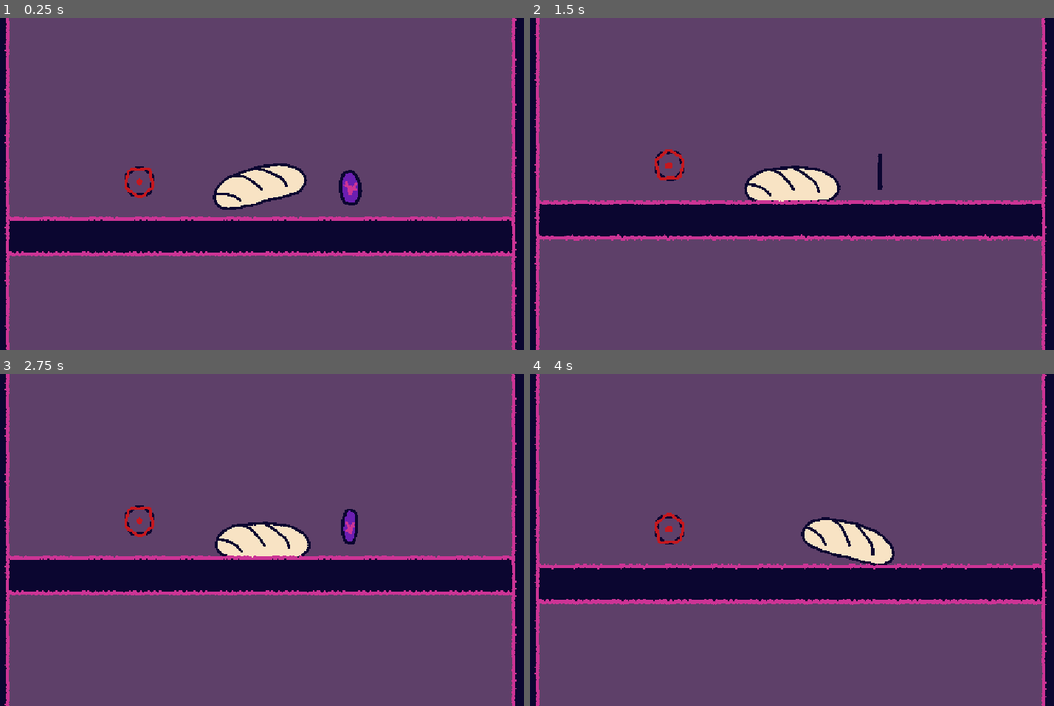
Above: before the commit, frames 1-4 (two rows, left to right).
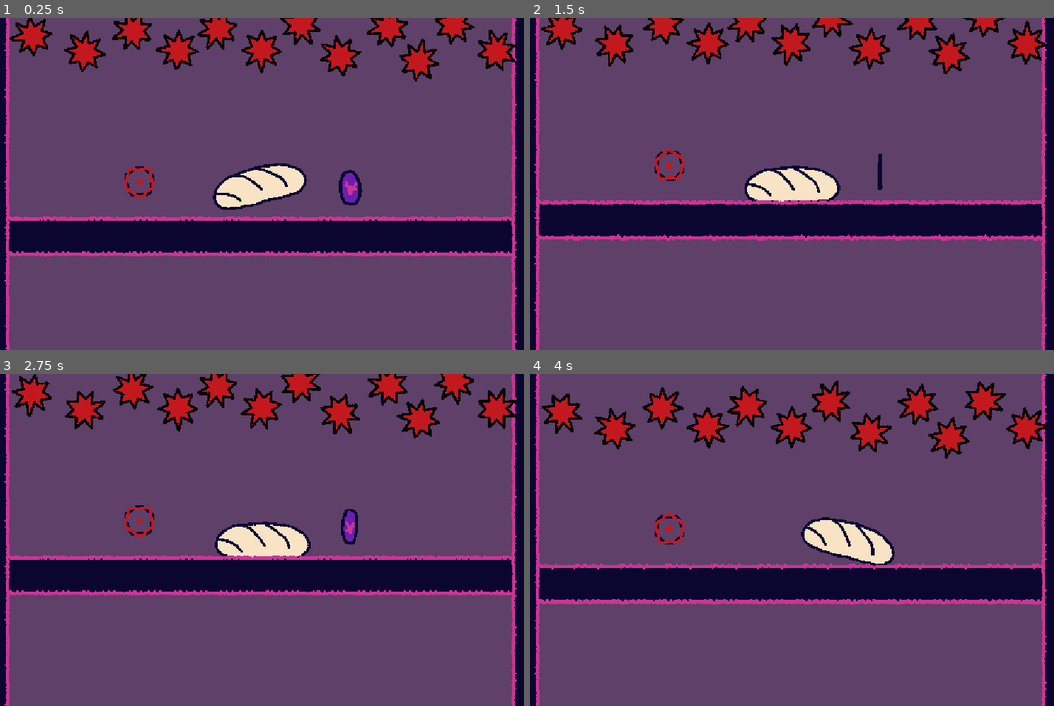
Above: after the commit, the same moments.

Repository: Iviv122/loan
Game: Godot game, scene res://scenes/gameplay.tscn
Same seed, same stepped clock (60 frames per second), same inputs: the game is played once before the commit and once after it.
Inputs (mouse positions are in pixels of both pictures, inside the frame that each line leads up to):
- Up to frame 1 (0.25 s): no input
- Up to frame 2 (1.5 s): tap Enter at 0.5 s; move the mouse to (923, 167) at 0.52 s; press the mouse at (923, 167) at 0.53 s; hold Right 0.53-1.28 s; move the mouse to (671, 200) at 1.27 s; release the mouse at (671, 200) at 1.28 s; hold Down from 1.28 s (still down); tap Alt at 1.35 s
- Up to frame 3 (2.75 s): move the mouse to (319, 466) at 2.02 s; release Down at 2.03 s; hold Right from 2.03 s (still down); tap Shift at 2.1 s
- Up to frame 4 (4 s): move the mouse to (760, 606) at 2.77 s; release Right at 2.78 s; hold Up 2.78-3.53 s; click (760, 606) at 2.85 s; move the mouse to (970, 589) at 3.52 s; hold Left from 3.53 s (still down); tap Alt at 3.6 s

The runs differ from the first frame. In frame 1, 5.6% of the frame differs, in the area x 1-99%, y 0-20%; in frame 2, 4.9%; in frame 3, 5.7%; in frame 4, 6.0%, in the area x 2-99%, y 2-26%.

Commit message:
wakatime TwT

Diff:
--- /dev/null
+++ b/Test.tscn
@@ -0,0 +1,10 @@
+[gd_scene format=3 uid="uid://dnnka5th1gldj"]
+
+[ext_resource type="Texture2D" uid="uid://ocqr4kaowgws" path="res://icon.svg" id="1_mtyf4"]
+
+[node name="Node2D" type="Node2D"]
+
+[node name="Sprite2D" type="Sprite2D" parent="."]
+texture = ExtResource("1_mtyf4")
+
+[node name="Node2D" type="Node2D" parent="."]
--- /dev/null
+++ b/objects/enviroment/saws.gd
@@ -0,0 +1,10 @@
+class_name Saws
+extends Wire
+
+@export var speed : float = 20
+@export var speed_gain : float = 0.03
+
+
+func _process(delta):
+    global_position.y += speed*delta
+    speed += speed_gain
--- /dev/null
+++ b/objects/visual/constant_rotation.gd
@@ -0,0 +1,10 @@
+extends Sprite2D
+
+@export var speed : float = 15
+
+func _ready():
+    rotation += randf_range(-15,15)
+    speed += randf_range(-0.25,0.25)
+
+func _process(delta):
+    rotation += delta*TAU*speed
--- a/project.godot
+++ b/project.godot
@@ -19,6 +19,10 @@
 
 window/stretch/mode="canvas_items"
 
+[editor_plugins]
+
+enabled=PackedStringArray("res://addons/godot_super-wakatime/plugin.cfg")
+
 [input]
 
 m1={
--- a/scenes/gameplay.tscn
+++ b/scenes/gameplay.tscn
@@ -7,6 +7,9 @@
 [ext_resource type="Script" uid="uid://corbol6h0uwtk" path="res://objects/enviroment/walls.gd" id="6_4bh5q"]
 [ext_resource type="PackedScene" uid="uid://d0s1kn6vrj5eo" path="res://assets/interact/coin.tscn" id="6_e124b"]
 [ext_resource type="PackedScene" uid="uid://dx4lots0vurem" path="res://assets/interact/wire.tscn" id="7_101mb"]
+[ext_resource type="Texture2D" uid="uid://cx8jy4s8o1uly" path="res://raw_assets/sprites/saw.png" id="8_e124b"]
+[ext_resource type="Script" uid="uid://dqutr8gcnhhna" path="res://objects/enviroment/saws.gd" id="8_hbo4f"]
+[ext_resource type="Script" uid="uid://dd08ltvxe51wn" path="res://objects/visual/constant_rotation.gd" id="9_101mb"]
 
 [sub_resource type="TileSetAtlasSource" id="TileSetAtlasSource_4bh5q"]
 texture = ExtResource("5_din8e")
@@ -36,6 +39,9 @@
 
 [sub_resource type="RectangleShape2D" id="RectangleShape2D_ct7aa"]
 size = Vector2(921.5, 9000)
+
+[sub_resource type="RectangleShape2D" id="RectangleShape2D_hbo4f"]
+size = Vector2(2758, 332)
 
 [node name="Node2D" type="Node2D" unique_id=1007655644]
 
@@ -80,3 +86,85 @@
 
 [node name="wire" parent="." unique_id=1853742232 instance=ExtResource("7_101mb")]
 position = Vector2(-675, -189)
+
+[node name="Saws" type="Area2D" parent="." unique_id=1908626273]
+position = Vector2(0, -928)
+script = ExtResource("8_hbo4f")
+speed = 40.0
+metadata/_custom_type_script = "uid://dqutr8gcnhhna"
+
+[node name="Saw7" type="Sprite2D" parent="Saws" unique_id=1961754144]
+position = Vector2(-1274, -84)
+texture = ExtResource("8_e124b")
+script = ExtResource("9_101mb")
+speed = 0.75
+
+[node name="Saw8" type="Sprite2D" parent="Saws" unique_id=2023069351]
+position = Vector2(1317, -1)
+texture = ExtResource("8_e124b")
+script = ExtResource("9_101mb")
+speed = 0.75
+
+[node name="Saw9" type="Sprite2D" parent="Saws" unique_id=860602061]
+position = Vector2(-980, 4)
+texture = ExtResource("8_e124b")
+script = ExtResource("9_101mb")
+speed = 0.75
+
+[node name="Saw10" type="Sprite2D" parent="Saws" unique_id=32237076]
+position = Vector2(-712, -112)
+texture = ExtResource("8_e124b")
+script = ExtResource("9_101mb")
+speed = 0.75
+
+[node name="Saw11" type="Sprite2D" parent="Saws" unique_id=906126569]
+position = Vector2(-460, -4)
+texture = ExtResource("8_e124b")
+script = ExtResource("9_101mb")
+speed = 0.75
+
+[node name="Saw12" type="Sprite2D" parent="Saws" unique_id=699039602]
+position = Vector2(-240, -120)
+texture = ExtResource("8_e124b")
+script = ExtResource("9_101mb")
+speed = 0.75
+
+[node name="Saw6" type="Sprite2D" parent="Saws" unique_id=1834189187]
+position = Vector2(5, -3)
+texture = ExtResource("8_e124b")
+script = ExtResource("9_101mb")
+speed = 0.75
+
+[node name="Saw5" type="Sprite2D" parent="Saws" unique_id=1439219611]
+position = Vector2(224, -146)
+texture = ExtResource("8_e124b")
+script = ExtResource("9_101mb")
+speed = 0.75
+
+[node name="Saw4" type="Sprite2D" parent="Saws" unique_id=1027578993]
+position = Vector2(444, 27)
+texture = ExtResource("8_e124b")
+script = ExtResource("9_101mb")
+speed = 0.75
+
+[node name="Saw3" type="Sprite2D" parent="Saws" unique_id=1842773430]
+position = Vector2(711, -131)
+texture = ExtResource("8_e124b")
+script = ExtResource("9_101mb")
+speed = 0.75
+
+[node name="Saw2" type="Sprite2D" parent="Saws" unique_id=1284957308]
+position = Vector2(885, 55)
+texture = ExtResource("8_e124b")
+script = ExtResource("9_101mb")
+speed = 0.75
+
+[node name="Saw" type="Sprite2D" parent="Saws" unique_id=1583638685]
+position = Vector2(1081, -151)
+texture = ExtResource("8_e124b")
+script = ExtResource("9_101mb")
+speed = 0.75
+
+[node name="CollisionShape2D" type="CollisionShape2D" parent="Saws" unique_id=1999891712]
+shape = SubResource("RectangleShape2D_hbo4f")
+debug_color = Color(0.6028517, 0.5426517, 3.85046e-07, 0.41960785)
Not shown, added: addons/godot_super-wakatime/api_key_prompt.tscn
Not shown, added: addons/godot_super-wakatime/counter.tscn
Not shown, added: addons/godot_super-wakatime/decompressor.gd
Not shown, added: addons/godot_super-wakatime/decompressor.gd.uid
Not shown, added: addons/godot_super-wakatime/godot_super-wakatime.gd
Not shown, added: addons/godot_super-wakatime/godot_super-wakatime.gd.uid
Not shown, added: addons/godot_super-wakatime/plugin.cfg
Not shown, added: addons/godot_super-wakatime/utils.gd
Not shown, added: addons/godot_super-wakatime/utils.gd.uid
Binary file added: images/godotwaka.png
Not shown, added: images/godotwaka.png.import
Binary file added: images/godotwaka2.png
(and 10 more such lines)
